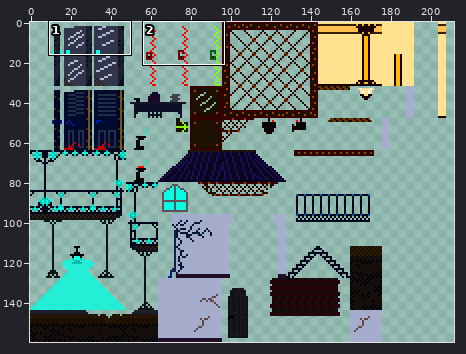
A sprite sheet gets an edit: assets/tiles_final.png. The picture above shows the old version from afar; the outline marks the close-up.
Close-up. As it was:
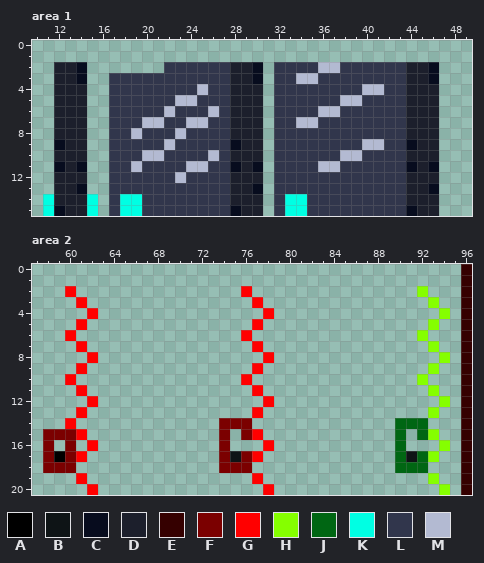
The file is 240x160 pixels. Colours within 5 levels of each other are drawn and written as one. Shown: area 1: x 10..49, y 0..15; area 2: x 57..96, y 0..20. The wide view leaves out empty margins. The commit also changed other parts of the picture, which this record leaves out.
Palette (. is transparent): A #000000  B #0e1416  C #070c1e  D #1c1f2c  E #350000  F #7b0000  G #ff0000  H #85ff00  J #006613  K #00ffe3  L #31364c  M #b3bad2
Pixels before, area 1, first column x 11:
 2 .DDC.......LLLLLLDDC.LLLLMMLLLLLLDDC
 3 .DDC..LLLLLLLLLLLDDC.LLMMLLLLLLLLDDC
 4 .DDD..LLLLLLLLMLLDDD.LLLLLLLLMMLLDDD
 5 .DDD..LLLLLLMMLLLDDD.LLLLLLMMLLLLDDD
 6 .DDD..LLLLLMLLLMLDDD.LLLLMMLLLLLLDDD
 7 .DDD..LLLMMLLMMLLDDD.LLMMLLLLLLLLDDD
 8 .DDD..LLMLLLMLLLLDDD.LLLLLLLLLLLLDDD
 9 .CDD..LLLLLMLLLLLCDD.LLLLLLLLMMLLCDD
10 .DDD..LLLMMLLLLMLDDD.LLLLLLMMLLLLDDD
11 .CDC..LLMLLLLMMLLCDC.LLLLMMLLLLLLCDC
12 .DDD..LLLLLLMLLLLDDD.LLLLLLLLLLLLDDD
13 .DDC..LLLLLLLLLLLDDC.LLLLLLLLLLLLDDC
14 KDDDK.LKKLLLLLLLLDDD.LKKLLLLLLLLLDDD
15 KCDDK.LKKLLLLLLLLCDD.LKKLLLLLLLLLCDD
Pixels before, area 2, first column x 58:
 0 ......................................E
 1 ......................................E
 2 ..G...............G...............H...E
 3 ...G...............G...............H..E
 4 ....G...............G...............H.E
 5 ...G...............G...............H..E
 6 ..G...............G...............H...E
 7 ...G...............G...............H..E
 8 ....G...............G...............H.E
 9 ...G...............G...............H..E
10 ..G...............G...............H...E
11 ...G...............G...............H..E
12 ....G...............G...............H.E
13 ...G...............G...............H..E
14 ..G.............FFF.............JJJ...E
15 FFFG............F.FG............J.JH..E
16 F.F.G...........F...G...........J...H.E
17 FAFG............FBFG............JBJH..E
18 FFF.............FFF.............JJJ...E
19 ...G...............G...............H..E
20 ....G...............G...............H.E
And afterwards:
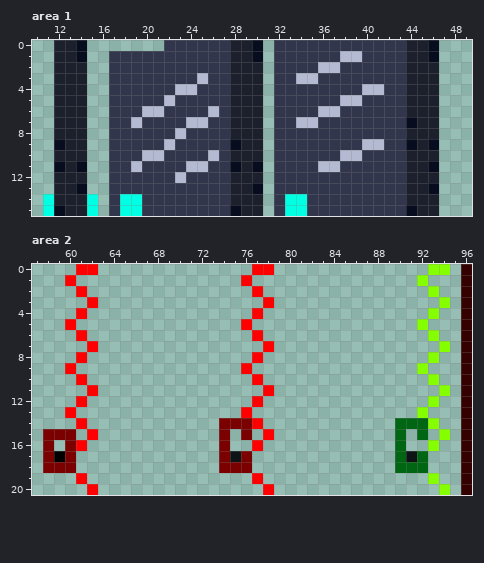
Edits made:
Changed rows in their new state; - is an unchanged pixel.
Area 1:
first column x 12:
 0 DDC-------LLLLLLDDC-LLLLLLLLLLLLDDC
 1 DDC--LLLLLLLLLLLDDC-LLLLLLMMLLLLDDC
 2 --D--LLLLL--------D---------------D
 3 --D----------M----D---------------D
 4 -----------MML---------------------
 5 ----------MLL----------------------
 6 --------MML------------------------
 7 -------MLL----------------------C--
 8 -------L---------------------------
 9 ----------------------------------C
11 --------------------------------D--
Area 2:
first column x 60:
 0 -GG--------------GG--------------HH
 1 G---------------G---------------H--
 2 .G--------------.G--------------.H-
 3 -.G--------------.G--------------.H
 4 -G.--------------G.--------------H.
 5 G.--------------G.--------------H.-
 6 .G--------------.G--------------.H-
 7 -.G--------------.G--------------.H
 8 -G.--------------G.--------------H.
 9 G.--------------G.--------------H.-
10 .G--------------.G--------------.H-
11 -.G--------------.G--------------.H
12 -G.--------------G.--------------H.
13 G.--------------G.--------------H.-
14 .G---------------G---------------H-
15 -.G--------------.G--------------.H
16 -G.--------------G.--------------H.
17 -.---------------.---------------.-
Changed places in both close-ups, as pixel boxes (x1, y1, x2, y2):
changed: (54, 40, 439, 172)
changed: (65, 264, 98, 462)
changed: (241, 264, 274, 462)
changed: (417, 264, 450, 462)
